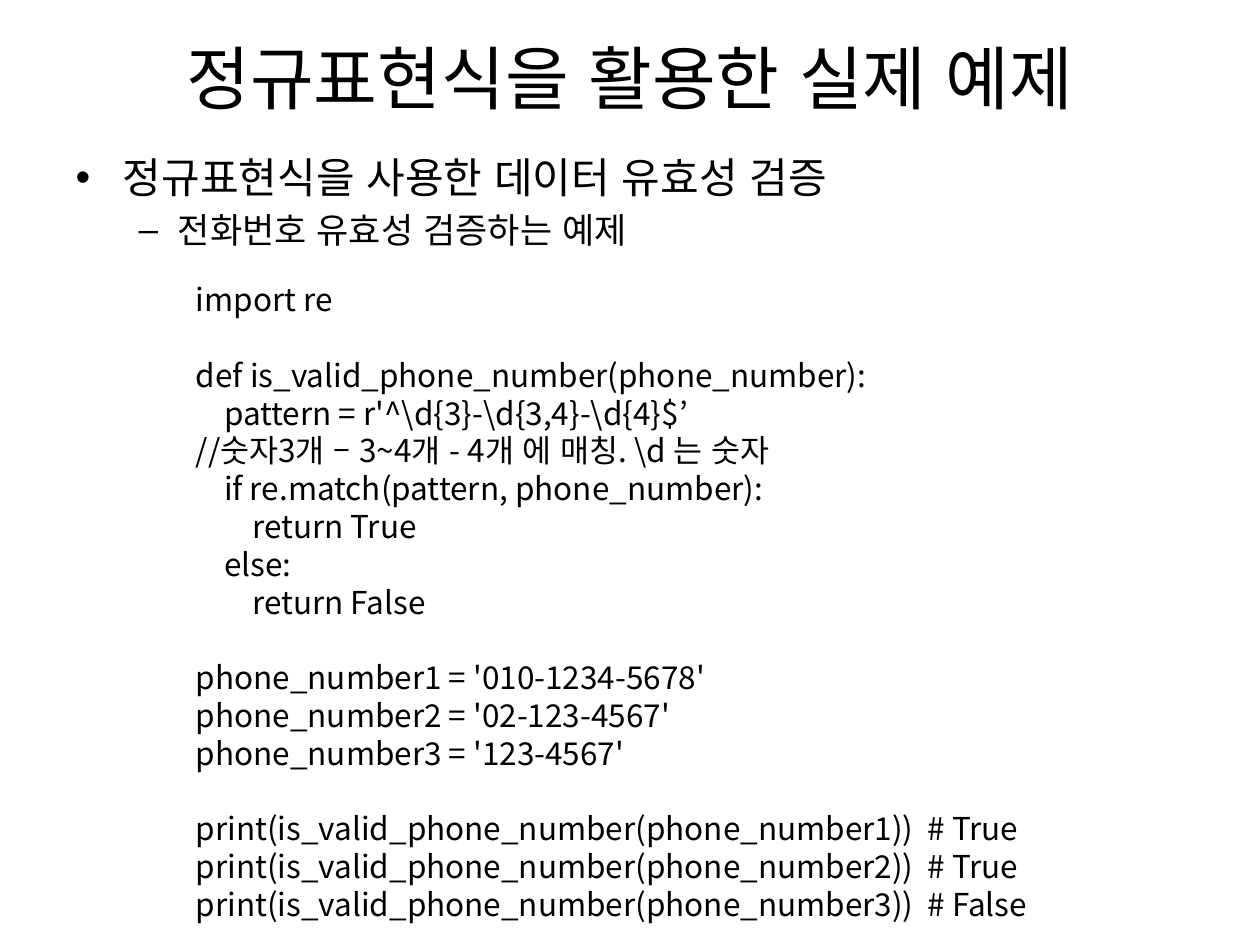
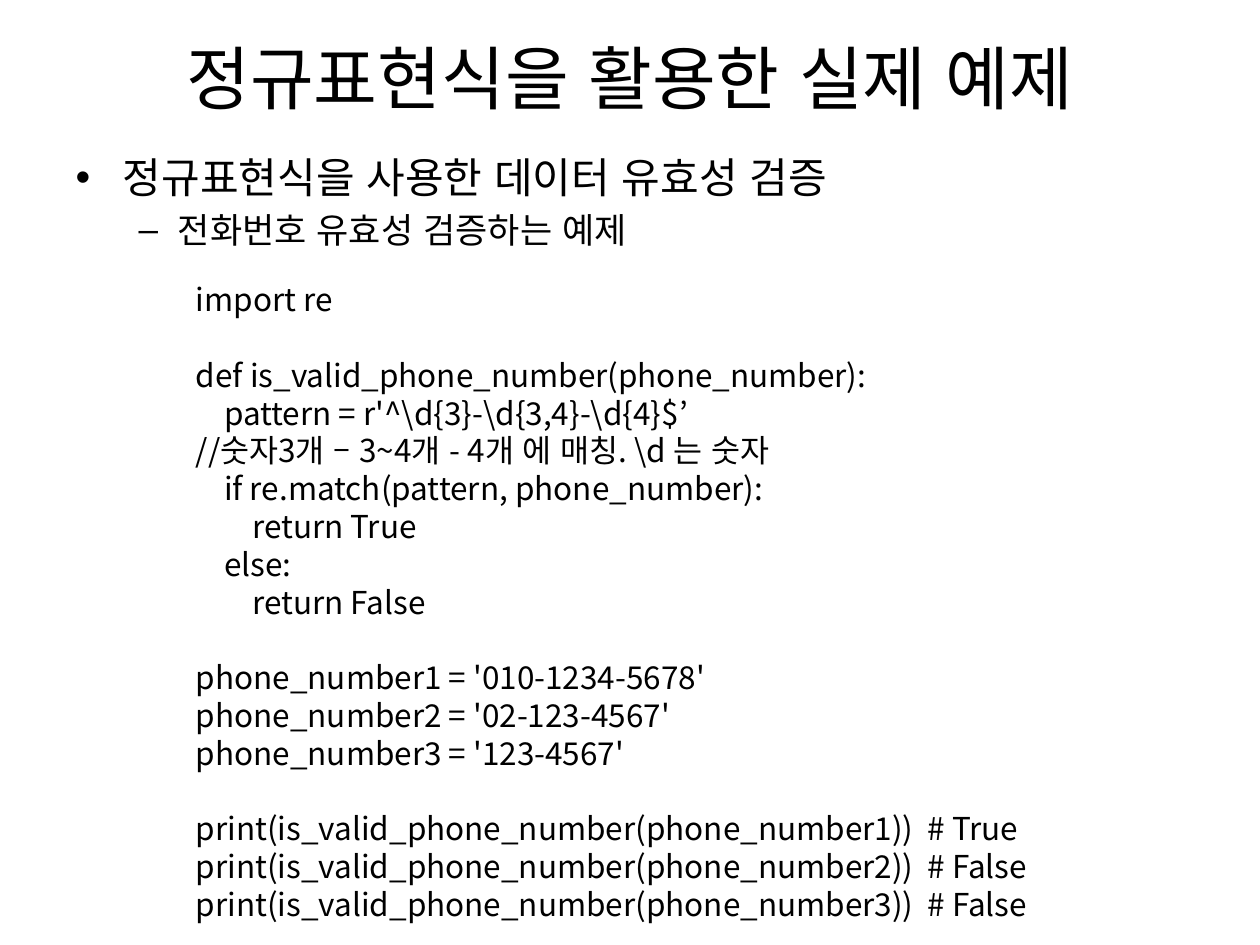
Before and after one commit to MyStraw/python, a slide deck: slide 28 of 파이썬 8.pptx. Drawn at 1260x945 pixels with LibreOffice and Linux fonts; fonts in the diff are those of the drawing. Boxes give left, top, right and bottom in pixels: in the first picture for what was removed or moved away, otherwise in the second. Text is boxed around its words. In the diff, an @@ line names an element or a change of style, - is before the commit and + after.

Commit message:
6월9일 수업끝

```diff
--- a/파이썬 8.pptx
+++ b/파이썬 8.pptx
@@ text at (196,846,1027,886): text changed @@
-print(is_valid_phone_number(phone_number2)) # True
+print(is_valid_phone_number(phone_number2)) # False
```
